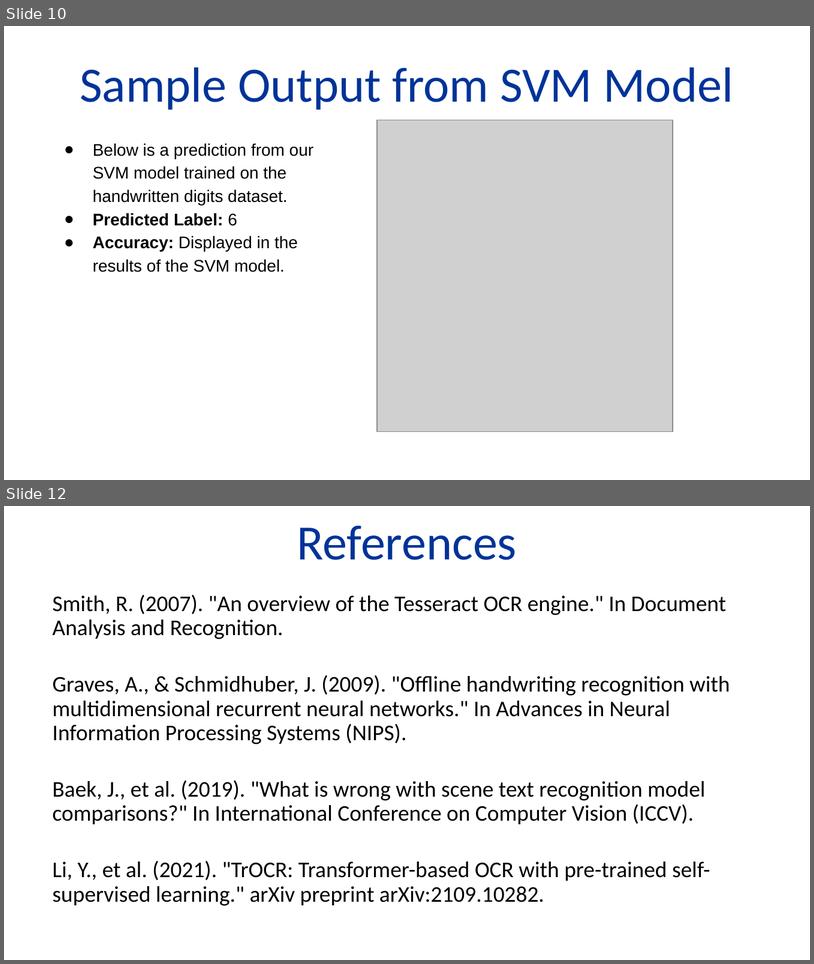
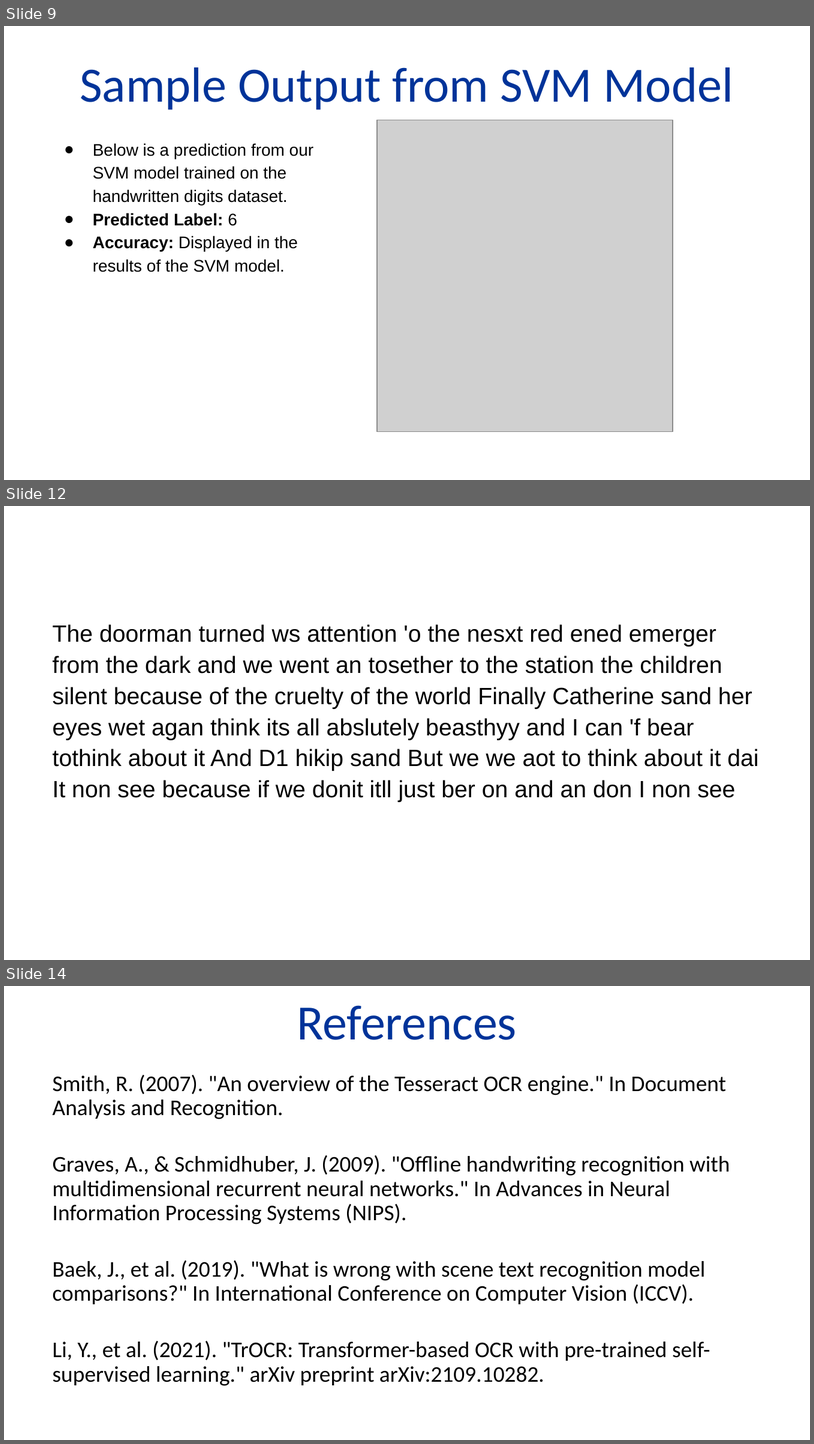
Before and after one commit to Biancaa-R/ODR_ODD_tm4c123gxl, a slide deck: ml_docs/ml_ocr.pptx. Shown one above the other, each under a label of ours: slides 10 and 12 before the commit, slides 9, 12 and 14 after it; the slides between them are not shown. The pictures are 814x964 and 814x1444 pixels, drawn with LibreOffice and Linux fonts; fonts in the diff are those of the drawing; grey boxes stand for pictures; background and template pictures are left out. Boxes give left, top, right and bottom in pixels: in the first picture for what was removed or moved away, otherwise in the second. Text is boxed around its words. In the diff, an @@ line names an element or a change of style, - is before the commit and + after.

```diff
--- a/ml_docs/ml_ocr.pptx
+++ b/ml_docs/ml_ocr.pptx
@@ slide 12 added at (4, 506, 810, 960), background #FFFFFF @@
@@ text added at (53, 624, 759, 802), 21 pt, text #000000 @@
+The doorman turned ws attention 'o the nesxt red ened emerger from the dark and we went an tosether to the station the children silent because of the cruelty of the world Finally Catherine sand her eyes wet agan think its all abslutely beasthyy and I can 'f bear tothink about it And D1 hikip sand But we we aot to think about it dai It non see because if we donit itll just ber on and an don I non see
@@ what was slide 10 is now slide 9 @@
@@ what was slide 12 is now slide 14 @@
```
Also in this commit, not shown: 3 slides changed, 2 other slides added, 1 slide removed, 1 other file.
